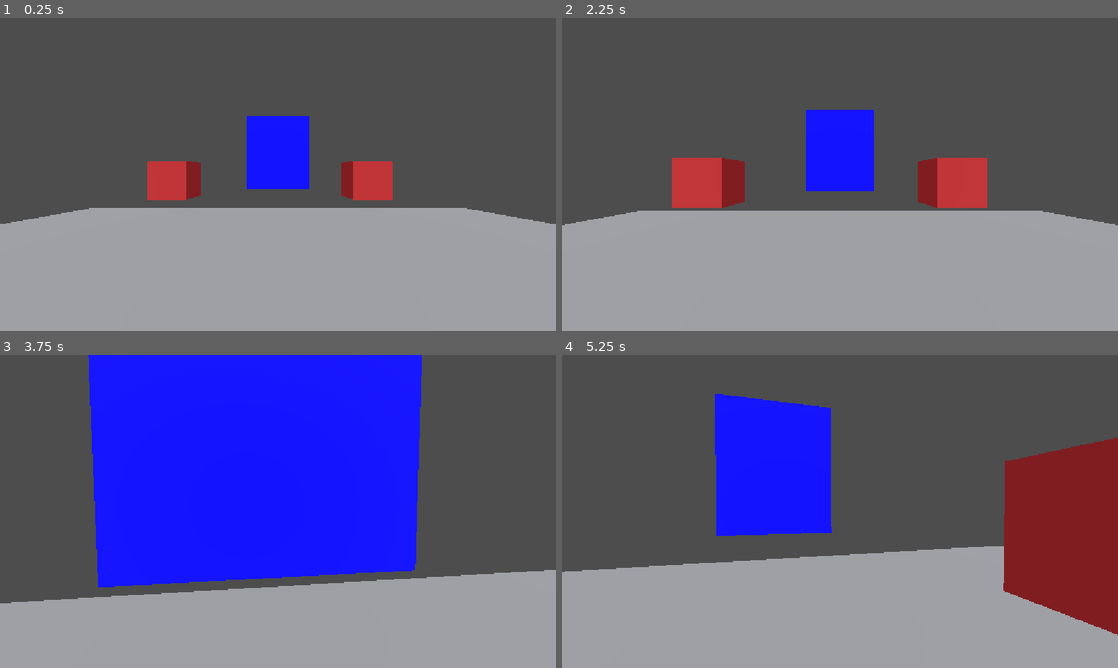
Above: before the commit, frames 1-4 (two rows, left to right).
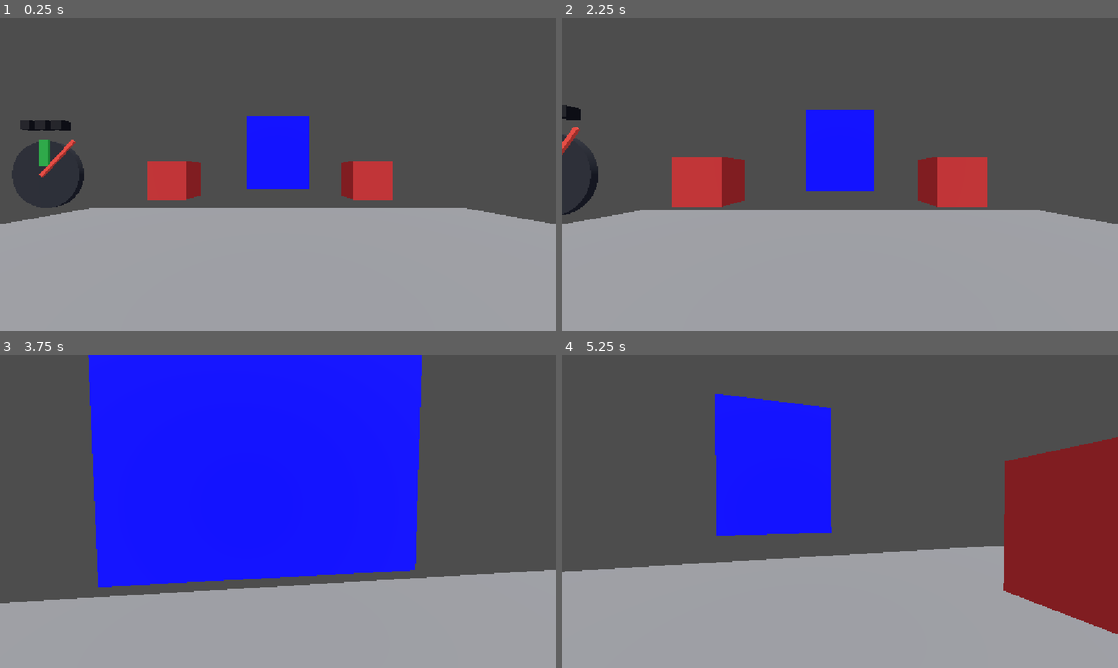
Above: after the commit, the same moments.

Repository: WasteIy/InovaJam
Game: Godot game, scene res://Game/demo.tscn
Two runs of this game, one before a commit and one after it. Both use one fixed random seed, a clock stepped at 60 frames per second and the inputs below.
Inputs (mouse positions are in pixels of both pictures, inside the frame that each line leads up to):
- Up to frame 1 (0.25 s): no input
- Up to frame 2 (2.25 s): move the mouse to (867, 174) at 0.52 s; hold E (interact) 0.53-1.28 s; hold W (move_forward) from 0.53 s (still down); move the mouse to (812, 174) at 1.27 s; tap E (interact) at 1.35 s; move the mouse to (851, 168) at 2.02 s; hold R (rewind) from 2.03 s (still down)
- Up to frame 3 (3.75 s): keep holding W (move_forward); tap E (interact) at 2.3, 2.85 s; move the mouse to (272, 517) at 2.77 s; release R (rewind) at 2.78 s; move the mouse to (316, 514) at 3.52 s; hold E (interact) from 3.53 s (still down)
- Up to frame 4 (5.25 s): keep holding W (move_forward); move the mouse to (795, 508) at 4.27 s; release E (interact) at 4.28 s; tap R (rewind) at 4.35 s; tap E (interact) at 4.55 s; move the mouse to (845, 511) at 5.02 s; hold E (interact) from 5.03 s (still down)

The runs differ from the first frame. In frame 1, 2.5% of the frame differs, in the area x 2-96%, y 32-65%; in frame 2, 1.8%; in frame 3, less than 0.1%; in frame 4, less than 0.1%.

Commit message:
Minigame de pressão

Diff:
--- /dev/null
+++ b/Game/Interact/pressure_valve.gd
@@ -0,0 +1,60 @@
+extends Interactable
+
+const SPEED = 0.05
+const MAX_ANGLE = 1.1
+const GREEN_ZONE = 0.25
+const STRIKES_TO_STABILIZE = 3
+
+const ON_COLOR = Color(0.2, 1, 0.3)
+const OFF_COLOR = Color(0.12, 0.12, 0.14)
+
+@onready var needle = $Needle
+@onready var lights = $Lights.get_children()
+
+var stabilized = false
+
+var _strikes = 0
+var _materials = []
+
+func _ready():
+	super._ready()
+	for light in lights:
+		var material = StandardMaterial3D.new()
+		light.material_override = material
+		_materials.append(material)
+	_paint_lights()
+
+func report(agent):
+	var held = _reports.has(agent) and _reports[agent] >= TimeLoop.tick - 1
+	super.report(agent)
+	if not held:
+		_press()
+
+func reset_state():
+	stabilized = false
+	_strikes = 0
+	_paint_lights()
+
+func _physics_process(delta):
+	super._physics_process(delta)
+	needle.rotation.z = -_offset() * MAX_ANGLE
+
+func _offset():
+	if stabilized:
+		return 0.0
+	return sin(TimeLoop.tick * SPEED)
+
+func _press():
+	if stabilized or absf(_offset()) > GREEN_ZONE:
+		return
+	_strikes += 1
+	if _strikes >= STRIKES_TO_STABILIZE:
+		stabilized = true
+	_paint_lights()
+
+func _paint_lights():
+	for i in _materials.size():
+		var on = i < _strikes
+		_materials[i].albedo_color = ON_COLOR if on else OFF_COLOR
+		_materials[i].emission_enabled = on
+		_materials[i].emission = ON_COLOR
--- /dev/null
+++ b/Game/Interact/pressure_valve.tscn
@@ -0,0 +1,72 @@
+[gd_scene load_steps=9 format=3]
+
+[ext_resource type="Script" path="res://Game/Interact/pressure_valve.gd" id="1"]
+
+[sub_resource type="BoxShape3D" id="FaceShape"]
+size = Vector3(1.4, 1.4, 0.3)
+
+[sub_resource type="CylinderMesh" id="DialMesh"]
+top_radius = 0.65
+bottom_radius = 0.65
+height = 0.1
+
+[sub_resource type="BoxMesh" id="ZoneMesh"]
+size = Vector3(0.18, 0.5, 0.03)
+
+[sub_resource type="BoxMesh" id="NeedleMesh"]
+size = Vector3(0.06, 0.9, 0.04)
+
+[sub_resource type="BoxMesh" id="LightMesh"]
+size = Vector3(0.18, 0.18, 0.18)
+
+[sub_resource type="StandardMaterial3D" id="DialMat"]
+albedo_color = Color(0.16, 0.17, 0.2, 1)
+
+[sub_resource type="StandardMaterial3D" id="ZoneMat"]
+albedo_color = Color(0.15, 0.6, 0.25, 1)
+emission_enabled = true
+emission = Color(0.2, 1, 0.3, 1)
+emission_energy_multiplier = 0.35
+
+[sub_resource type="StandardMaterial3D" id="NeedleMat"]
+albedo_color = Color(0.95, 0.3, 0.25, 1)
+
+[node name="Pressure Valve" type="Node3D"]
+script = ExtResource("1")
+
+[node name="Body" type="StaticBody3D" parent="."]
+
+[node name="Collision" type="CollisionShape3D" parent="Body"]
+shape = SubResource("FaceShape")
+
+[node name="Dial" type="MeshInstance3D" parent="."]
+transform = Transform3D(1, 0, 0, 0, 0, 1, 0, -1, 0, 0, 0, 0)
+mesh = SubResource("DialMesh")
+surface_material_override/0 = SubResource("DialMat")
+
+[node name="Zone" type="MeshInstance3D" parent="."]
+transform = Transform3D(1, 0, 0, 0, 1, 0, 0, 0, 1, 0, 0.42, 0.07)
+mesh = SubResource("ZoneMesh")
+surface_material_override/0 = SubResource("ZoneMat")
+
+[node name="Needle" type="Node3D" parent="."]
+transform = Transform3D(1, 0, 0, 0, 1, 0, 0, 0, 1, 0, 0, 0.1)
+
+[node name="Mesh" type="MeshInstance3D" parent="Needle"]
+transform = Transform3D(1, 0, 0, 0, 1, 0, 0, 0, 1, 0, 0.42, 0)
+mesh = SubResource("NeedleMesh")
+surface_material_override/0 = SubResource("NeedleMat")
+
+[node name="Lights" type="Node3D" parent="."]
+transform = Transform3D(1, 0, 0, 0, 1, 0, 0, 0, 1, 0, 0.95, 0.05)
+
+[node name="Light 1" type="MeshInstance3D" parent="Lights"]
+transform = Transform3D(1, 0, 0, 0, 1, 0, 0, 0, 1, -0.3, 0, 0)
+mesh = SubResource("LightMesh")
+
+[node name="Light 2" type="MeshInstance3D" parent="Lights"]
+mesh = SubResource("LightMesh")
+
+[node name="Light 3" type="MeshInstance3D" parent="Lights"]
+transform = Transform3D(1, 0, 0, 0, 1, 0, 0, 0, 1, 0.3, 0, 0)
+mesh = SubResource("LightMesh")
--- a/Game/demo.tscn
+++ b/Game/demo.tscn
@@ -4,6 +4,7 @@
 [ext_resource type="Script" uid="uid://c7mfja2fr8dst" path="res://Game/Interact/hold_button.gd" id="2"]
 [ext_resource type="Script" uid="uid://duw5ogh6gfafm" path="res://Game/Interact/multi_lock.gd" id="3"]
 [ext_resource type="PackedScene" path="res://Game/Player/player.tscn" id="4"]
+[ext_resource type="PackedScene" path="res://Game/Interact/pressure_valve.tscn" id="5"]
 
 [sub_resource type="Environment" id="Env_1"]
 ambient_light_source = 2
@@ -48,7 +49,7 @@
 mesh = SubResource("PlaneMesh_g4v7s")
 
 [node name="Player" parent="." unique_id=1972873706 instance=ExtResource("4")]
-transform = Transform3D(1, 0, 0, 0, 1, 0, 0, 0, 1, 0, 0.2, 1)
+transform = Transform3D(1, 0, 0, 0, 1, 0, 0, 0, 1, 0, -4.4703484e-08, 1)
 
 [node name="Button A" type="Node3D" parent="." unique_id=485087377]
 transform = Transform3D(1, 0, 0, 0, 1, 0, 0, 0, 1, -2, 1.5, -3)
@@ -80,6 +81,9 @@
 buttons = Array[NodePath]([NodePath("../Button A"), NodePath("../Button B")])
 door = NodePath("../Door")
 
+[node name="Pressure Valve" parent="." unique_id=344320403 instance=ExtResource("5")]
+transform = Transform3D(1, 0, 0, 0, 1, 0, 0, 0, 1, -4.5, 1.6, -3)
+
 [node name="Door" type="MeshInstance3D" parent="." unique_id=2054622661]
 transform = Transform3D(1, 0, 0, 0, 1, 0, 0, 0, 1, 0, 2.5, -7.5)
 mesh = SubResource("BoxMesh_2gbv4")
Not shown, added: Game/Interact/pressure_valve.gd.uid
